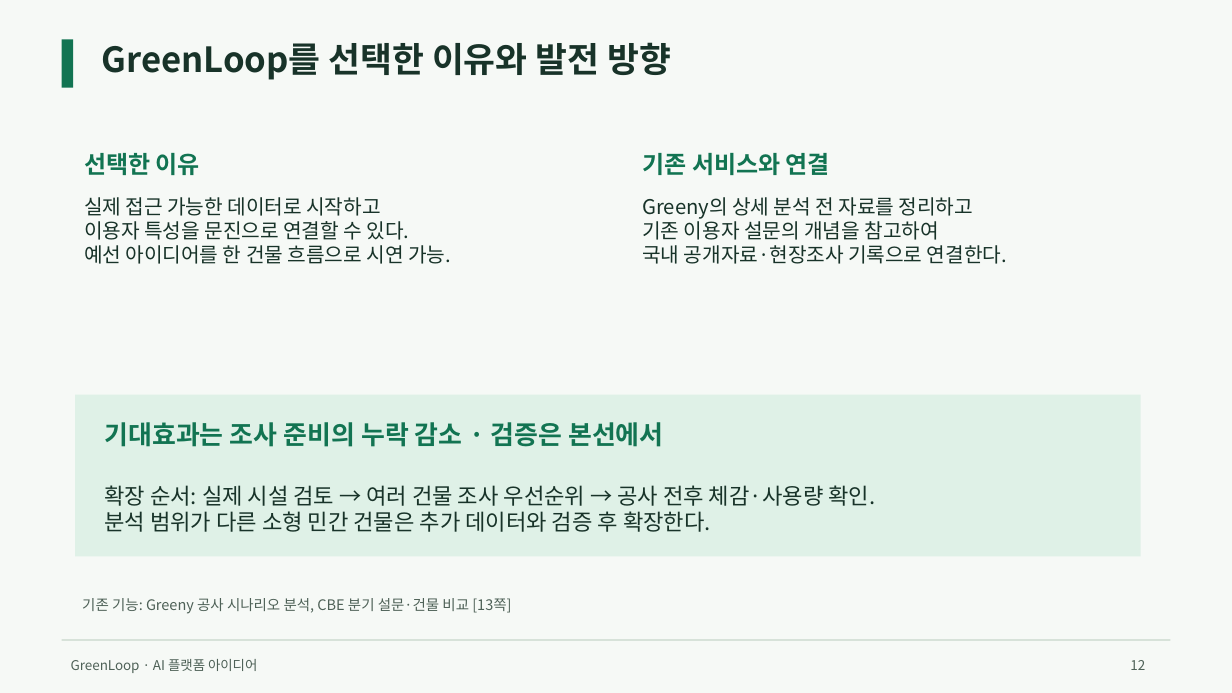
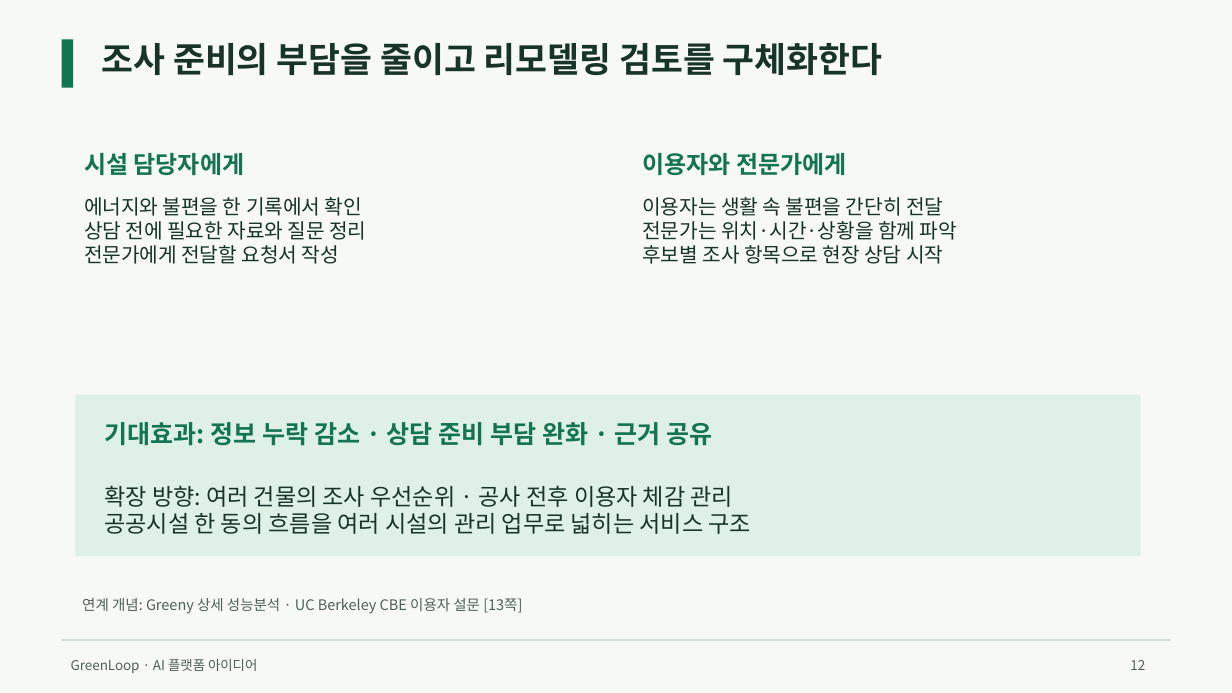
Before and after one commit to jeongiryang/green-remodeling-ai-2026, a slide deck: slide 12 of deliverables/final/GreenLoop_아이디어제안서.pptx. Drawn at 1232x693 pixels with LibreOffice and Linux fonts; fonts in the diff are those of the drawing. Boxes give left, top, right and bottom in pixels: in the first picture for what was removed or moved away, otherwise in the second. Text is boxed around its words. In the diff, an @@ line names an element or a change of style, - is before the commit and + after.

Commit message:
Refine GreenLoop submission visuals, summary and technical roles

```diff
--- a/deliverables/final/GreenLoop_아이디어제안서.pptx
+++ b/deliverables/final/GreenLoop_아이디어제안서.pptx
@@ text at (101,43,882,75): text changed @@
-GreenLoop를 선택한 이유와 발전 방향
+조사 준비의 부담을 줄이고 리모델링 검토를 구체화한다
@@ text at (84,153,244,175): text changed @@
-선택한 이유
+시설 담당자에게
@@ text at (642,153,846,175): text changed @@
-기존 서비스와 연결
+이용자와 전문가에게
@@ text at (84,197,366,264): text changed @@
-실제 접근 가능한 데이터로 시작하고
-이용자 특성을 문진으로 연결할 수 있다.
-예선 아이디어를 한 건물 흐름으로 시연 가능.
+에너지와 불편을 한 기록에서 확인
+상담 전에 필요한 자료와 질문 정리
+전문가에게 전달할 요청서 작성
@@ text at (642,197,957,264): text changed @@
-Greeny의 상세 분석 전 자료를 정리하고
-기존 이용자 설문의 개념을 참고하여
-국내 공개자료·현장조사 기록으로 연결한다.
+이용자는 생활 속 불편을 간단히 전달
+전문가는 위치·시간·상황을 함께 파악
+후보별 조사 항목으로 현장 상담 시작
@@ text at (104,422,713,446): text changed; size 20.2 to 19.5 pt @@
-기대효과는 조사 준비의 누락 감소 · 검증은 본선에서
+기대효과: 정보 누락 감소 · 상담 준비 부담 완화 · 근거 공유
@@ text at (104,485,752,534): text changed; size 17.2 to 18 pt @@
-확장 순서: 실제 시설 검토 → 여러 건물 조사 우선순위 → 공사 전후 체감·사용량 확인.
-분석 범위가 다른 소형 민간 건물은 추가 데이터와 검증 후 확장한다.
+확장 방향: 여러 건물의 조사 우선순위 · 공사 전후 이용자 체감 관리
+공공시설 한 동의 흐름을 여러 시설의 관리 업무로 넓히는 서비스 구조
@@ text at (82,598,522,614): text changed @@
-기존 기능: Greeny 공사 시나리오 분석, CBE 분기 설문·건물 비교 [13쪽]
+연계 개념: Greeny 상세 성능분석 · UC Berkeley CBE 이용자 설문 [13쪽]
```
Also in this commit, not shown: 10 other slides changed, 1 slide added, 1 slide removed, 17 other files.
